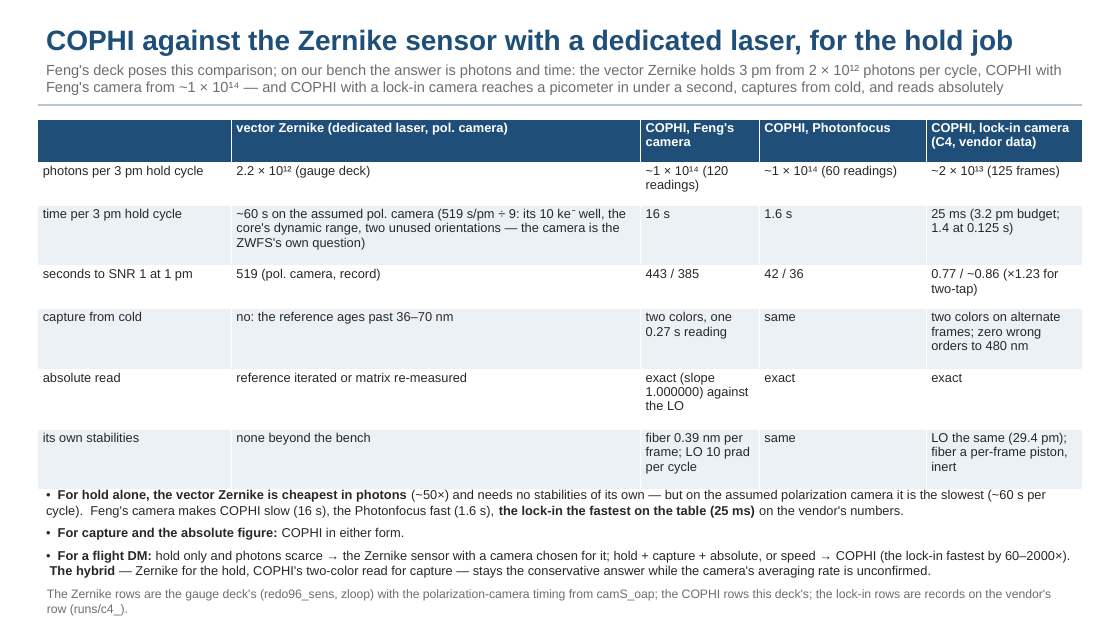
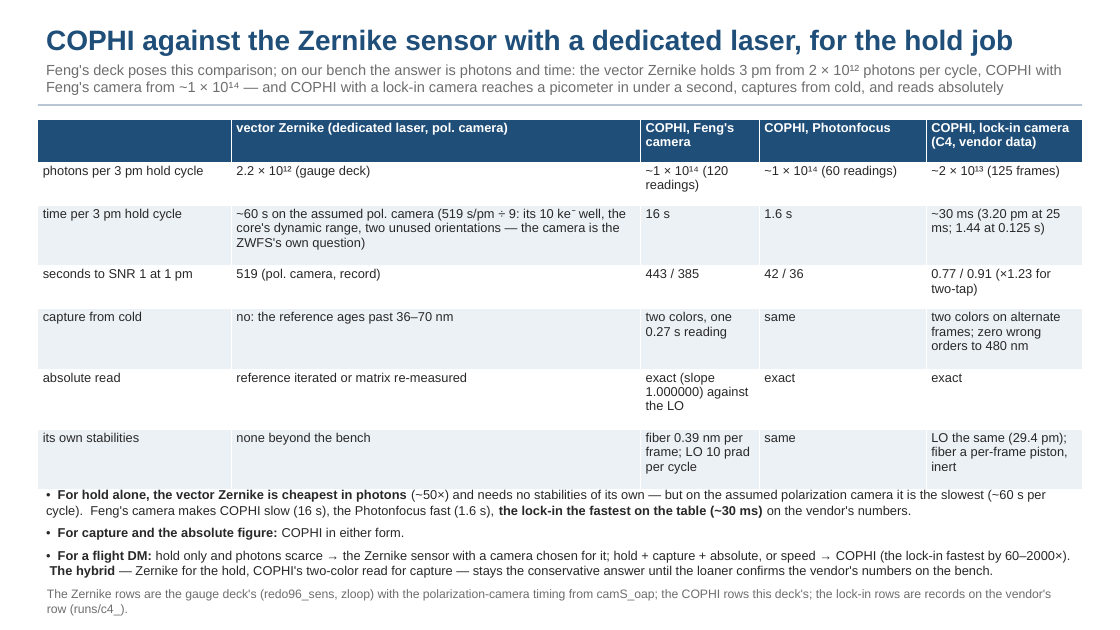
Before and after one commit to nasa-jpl/macos, a slide deck: slide 21 of demo_session/deck_cophi.pptx. Drawn at 1120x630 pixels with LibreOffice and Linux fonts; fonts in the diff are those of the drawing. Boxes give left, top, right and bottom in pixels: in the first picture for what was removed or moved away, otherwise in the second. Text is boxed around its words. In the diff, an @@ line names an element or a change of style, - is before the commit and + after.

```diff
--- a/demo_session/deck_cophi.pptx
+++ b/demo_session/deck_cophi.pptx
@@ table at bbox=[38, 119, 1082, 490] @@
-row 3, column 5: 25 ms (3.2 pm budget; 1.4 at 0.125 s)
+row 3, column 5: ~30 ms (3.20 pm at 25 ms; 1.44 at 0.125 s)
-row 4, column 5: 0.77 / ~0.86 (×1.23 for two-tap)
+row 4, column 5: 0.77 / 0.91 (×1.23 for two-tap)
@@ text at bbox=[46, 489, 1046, 518]: text changed @@
-• For hold alone, the vector Zernike is cheapest in photons (~50×) and needs no stabilities of its own — but on the assumed polarization camera it is the slowest (~60 s per cycle). Feng's camera makes COPHI slow (16 s), the Photonfocus fast (1.6 s), the lock-in the fastest on the table (25 ms) on the vendor's numbers.
+• For hold alone, the vector Zernike is cheapest in photons (~50×) and needs no stabilities of its own — but on the assumed polarization camera it is the slowest (~60 s per cycle). Feng's camera makes COPHI slow (16 s), the Photonfocus fast (1.6 s), the lock-in the fastest on the table (~30 ms) on the vendor's numbers.
@@ text at bbox=[50, 550, 1070, 578]: text changed @@
-• For a flight DM: hold only and photons scarce → the Zernike sensor with a camera chosen for it; hold + capture + absolute, or speed → COPHI (the lock-in fastest by 60–2000×). The hybrid — Zernike for the hold, COPHI's two-color read for capture — stays the conservative answer while the camera's averaging rate is unconfirmed.
+• For a flight DM: hold only and photons scarce → the Zernike sensor with a camera chosen for it; hold + capture + absolute, or speed → COPHI (the lock-in fastest by 60–2000×). The hybrid — Zernike for the hold, COPHI's two-color read for capture — stays the conservative answer until the loaner confirms the vendor's numbers on the bench.
```
Also in this commit, not shown: 11 other slides changed, 4 other files.
